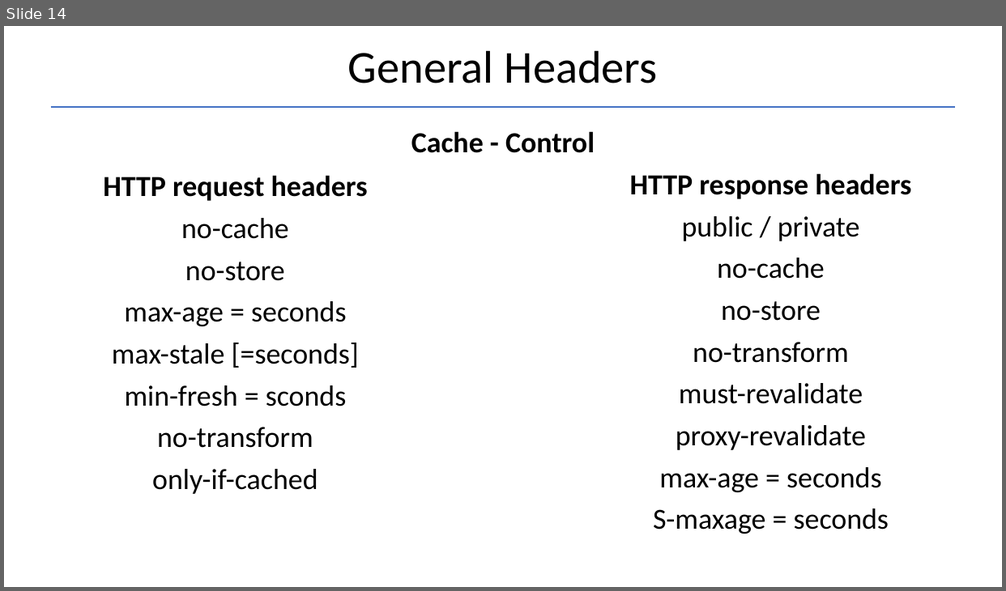
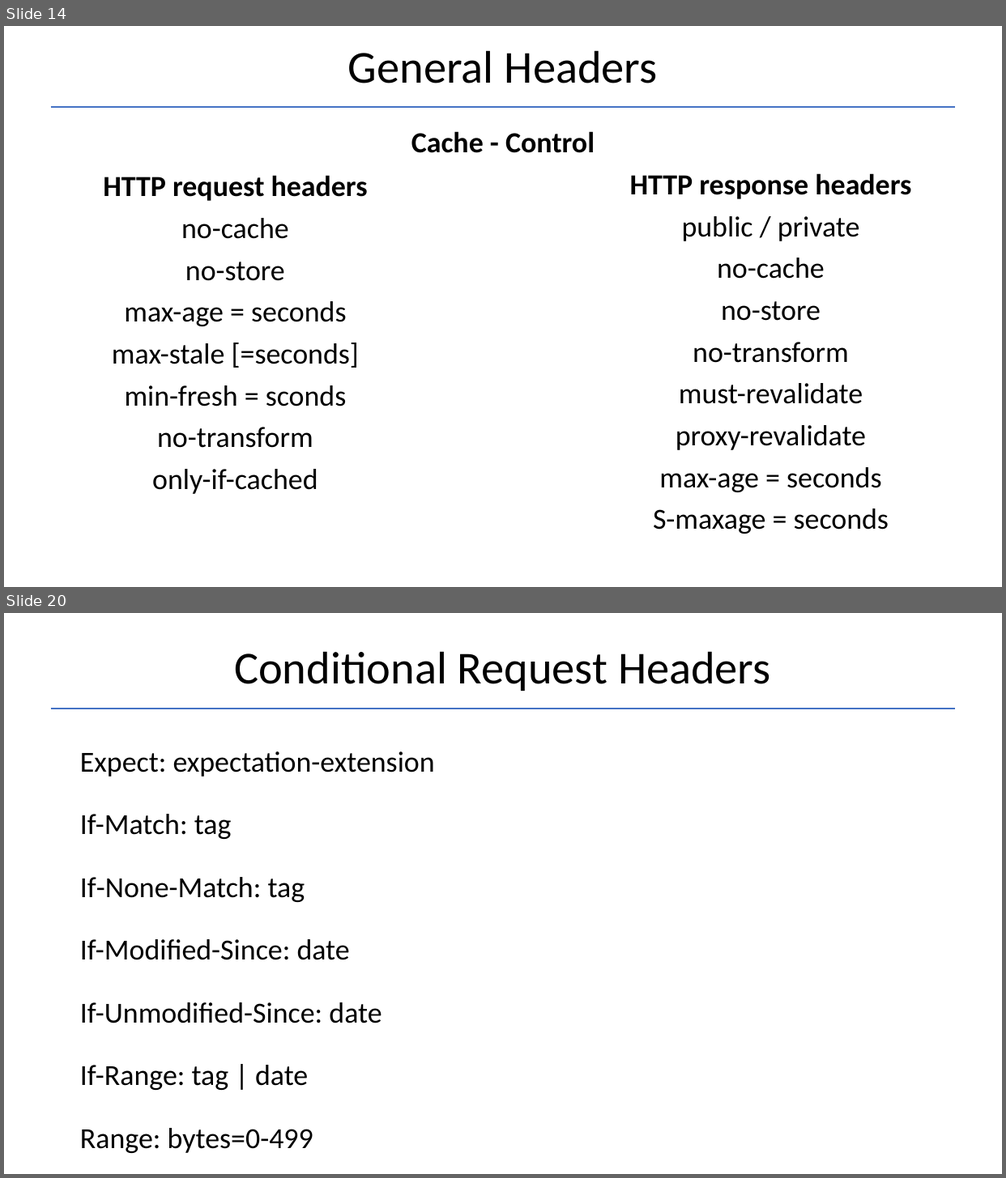
Before and after one commit to Garnik94/Levelup_presentations, a slide deck: Http/Http_presentation.pptx. Shown one above the other, each under a label of ours: slide 14 before the commit, slides 14 and 20 after it; the slides between them are not shown. The pictures are 1006x591 and 1006x1178 pixels, drawn with LibreOffice and Linux fonts; fonts in the diff are those of the drawing. Boxes give left, top, right and bottom in pixels: in the first picture for what was removed or moved away, otherwise in the second. Text is boxed around its words. In the diff, an @@ line names an element or a change of style, - is before the commit and + after.

```diff
--- a/Http/Http_presentation.pptx
+++ b/Http/Http_presentation.pptx
@@ slide 20 added at (4,613,1002,1174), background #FFFFFF @@
@@ title added at (234,651,771,691), 44 pt, text #000000 @@
+Conditional Request Headers
@@ line added from (50, 709) to (956, 709), #4472C4 1.5 pt @@
@@ text added at (80,752,435,1153), 28 pt, text #000000 @@
+Expect: expectation-extension
+If-Match: tag
+If-None-Match: tag
+If-Modified-Since: date
+If-Unmodified-Since: date
+If-Range: tag | date
+Range: bytes=0-499
```
Also in this commit, not shown: 1 slide changed, 7 other slides added, 1 other file.
